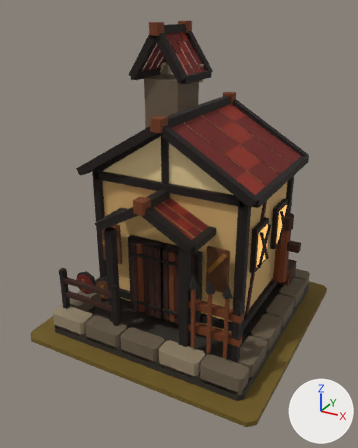
The glTF model art/barracks_t5/barracks_t5.glb, before and after one commit.
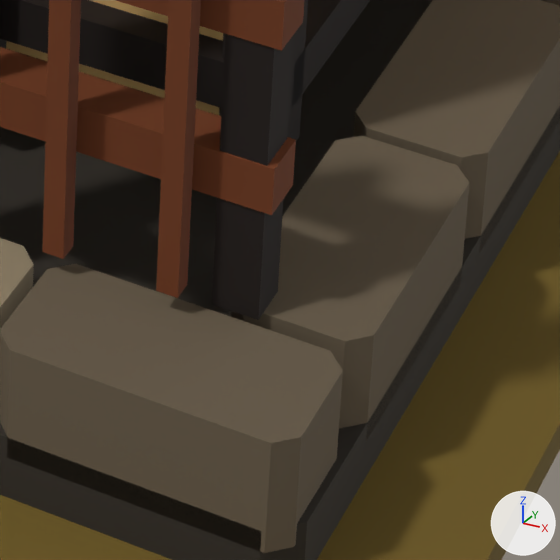
There are two pictures of each version: one whole from a 50 mm lens placed at (2.05, -3.96, 2.98), pointed at (-0.03, -0.18, 1.09), one close up on the part from 56% to 78% of the width and 71% to 89% of the height. The axes (+X, +Y, +Z) are drawn at lower right. The lights are the same throughout. The last two pictures show the newer version.

In view in the first close-up: 'MMR | barracks | T05 Architecture.001', 'MMR | barracks | Tier 05 Ground.001'.
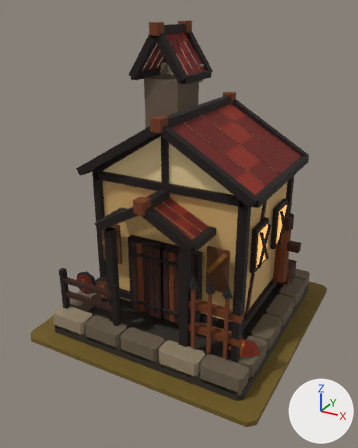
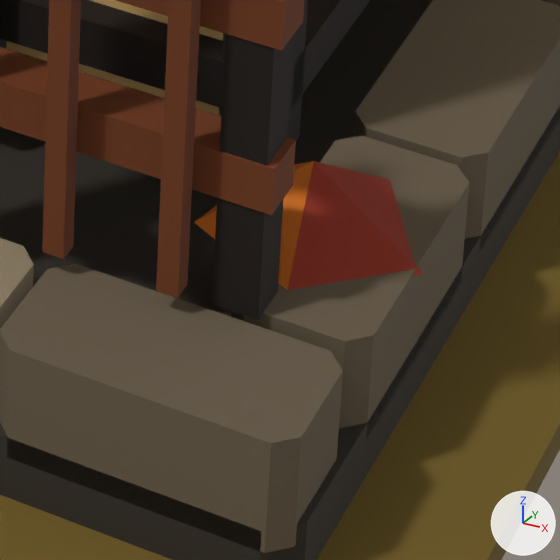
What changed in the scene script:
```text
Add me_mmr___barracks___t05_autumn_dressing_001:
    me_mmr___barracks___t05_autumn_dressing_001.from_pydata(...)  # 6 vertices, 5 faces; spans x 0.726..1.008, y -0.749..-0.474, z 0.215..0.315
    me_mmr___barracks___t05_autumn_dressing_001.materials.append(mat_mmr___shared_palette_atlas)  # picture img_mmr_shared_color_palette_64
Add ob_mmr___barracks___t05_autumn_dressing_001:
    ob_mmr___barracks___t05_autumn_dressing_001 = bpy.data.objects.new('MMR | barracks | T05 Autumn Dressing.001', me_mmr___barracks___t05_autumn_dressing_001)
    ob_mmr___barracks___t05_autumn_dressing_001.location = (0.0, 0.0, 0.05)
```

Location of each change, [x1, y1, x2, y2] in pixels of the close-ups (560 x 560 px):
'MMR | barracks | T05 Autumn Dressing.001', added (red)
    after: [194, 161, 421, 290]
